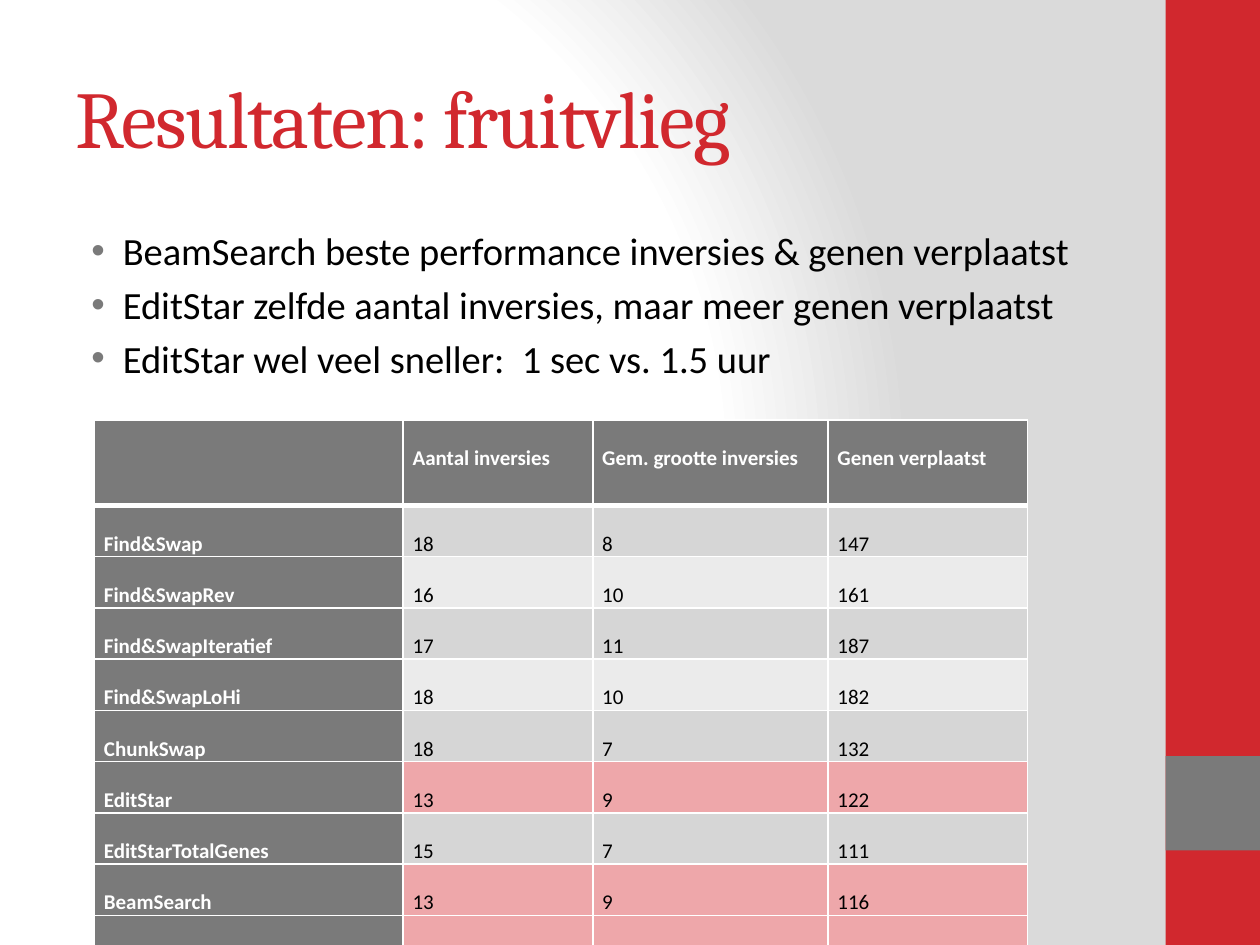
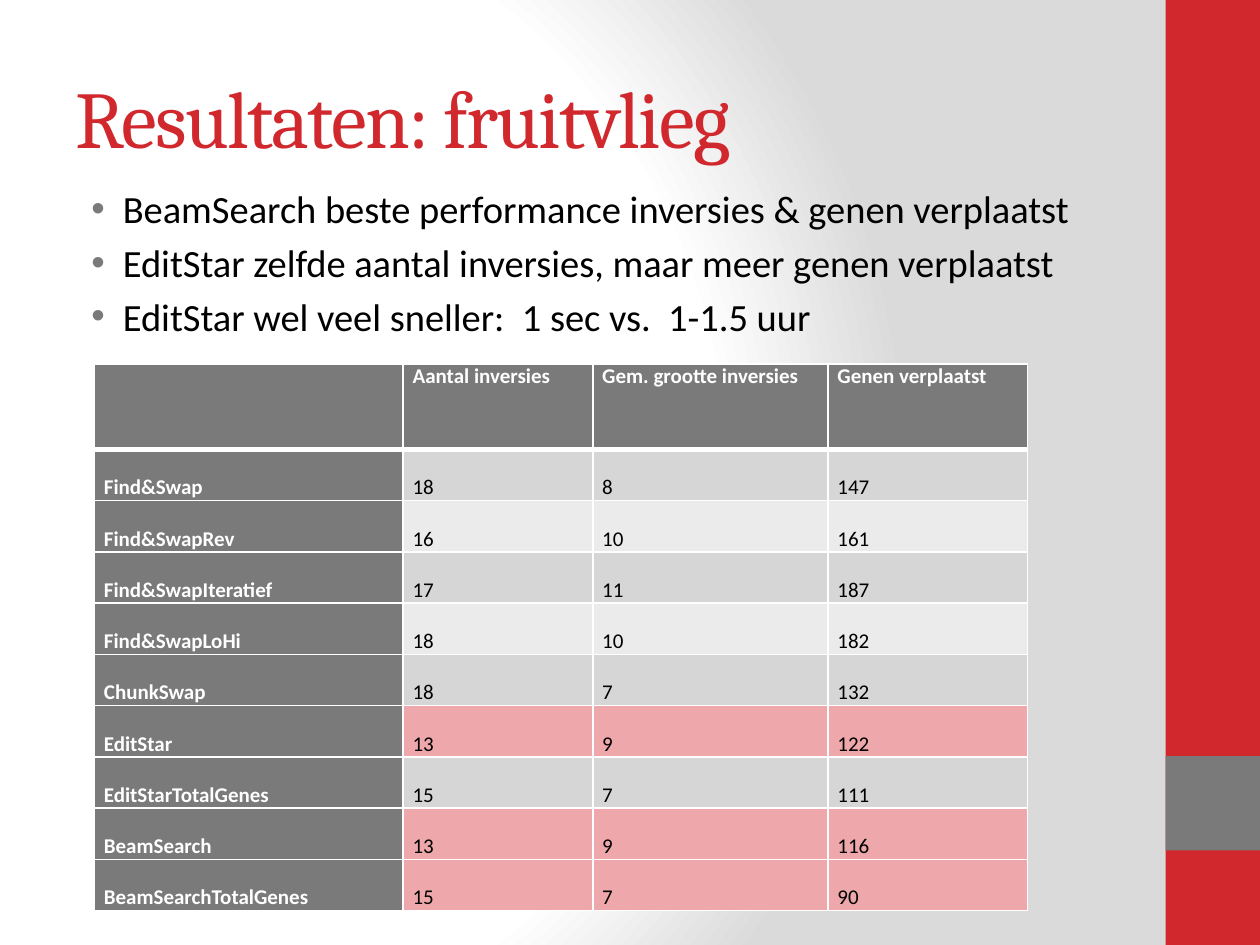
Before and after one commit to Blomr/Fruitvliegen, a slide deck: slide 10 of Fruitvliegen_Presentatie.pptx. Drawn at 1260x945 pixels with LibreOffice and Linux fonts; fonts in the diff are those of the drawing. Boxes give left, top, right and bottom in pixels: in the first picture for what was removed or moved away, otherwise in the second. Text is boxed around its words. In the diff, an @@ line names an element or a change of style, - is before the commit and + after.

```diff
--- a/Fruitvliegen_Presentatie.pptx
+++ b/Fruitvliegen_Presentatie.pptx
@@ text "BeamSearch beste performance inversies & ...": place and size @@
-text "BeamSearch beste performance inversies & ..." at box(123, 238, 1068, 374)
+text "BeamSearch beste performance inversies & ..." at box(123, 196, 1068, 332)
@@ text at box(123, 304, 811, 332): text changed @@
-• EditStar wel veel sneller: 1 sec vs. 1.5 uur
+• EditStar wel veel sneller: 1 sec vs. 1-1.5 uur
@@ table at box(94, 364, 1027, 915) @@
@@ line spacing 2 to 1 @@
@@ table: place and size @@
-table at box(94, 420, 1027, 920)
+table at box(94, 364, 1027, 915)
```
Also in this commit, not shown: 3 other slides changed, 2 slides added, 2 slides removed, 3 other files.
